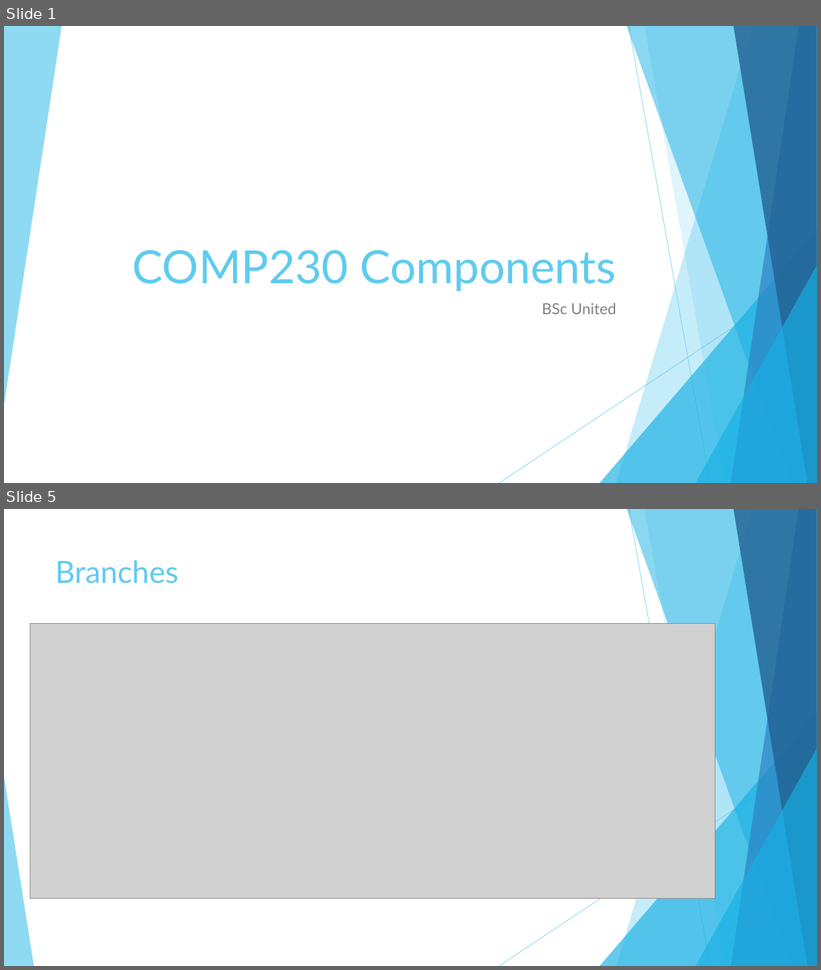
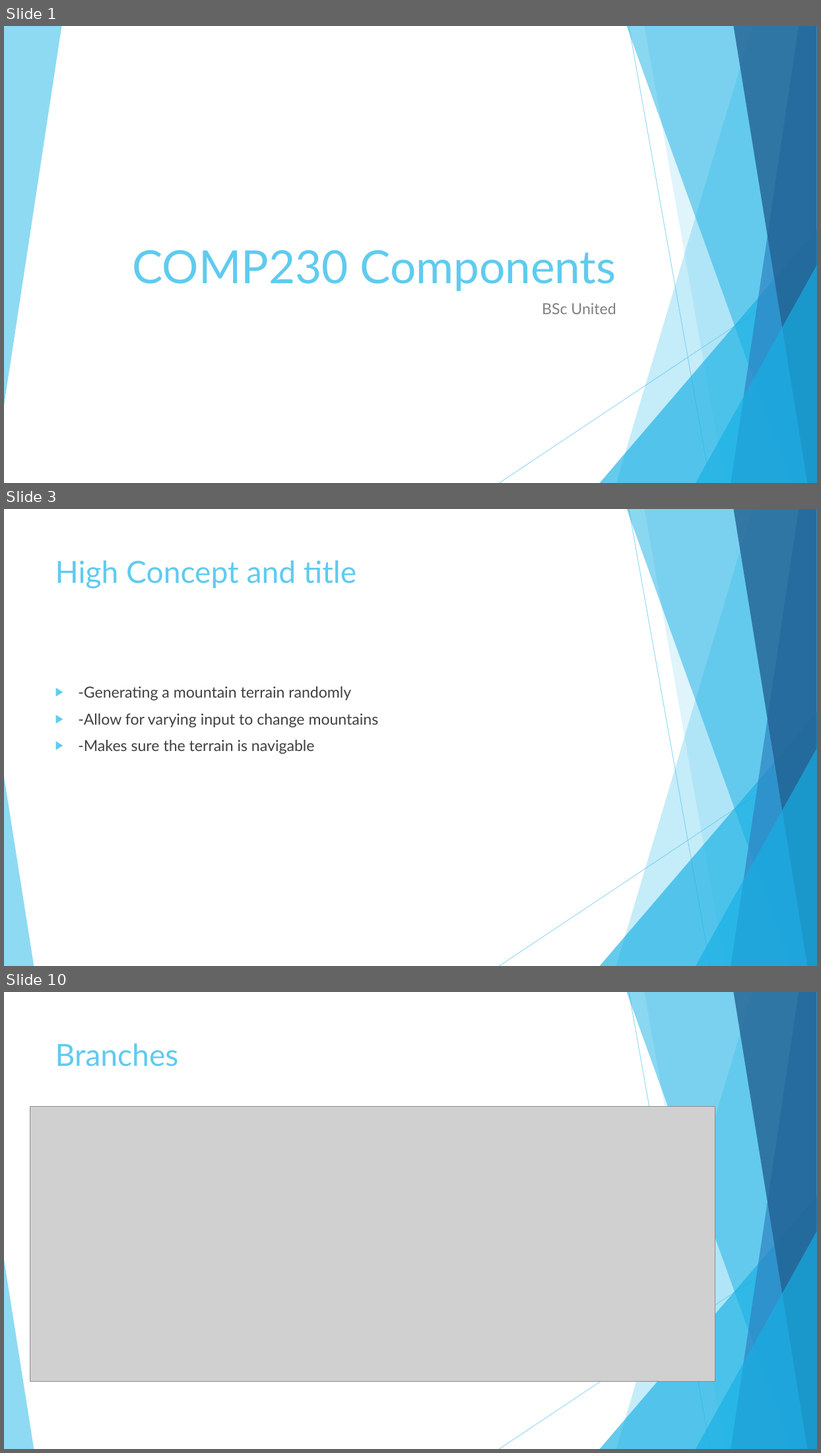
Before and after one commit to MaddieK19/comp230-pre-production, a slide deck: Proposal/Slides.pptx. Shown one above the other, each under a label of ours: slides 1 and 5 before the commit, slides 1, 3 and 10 after it; the slides between them are not shown. The pictures are 821x970 and 821x1453 pixels, drawn with LibreOffice and Linux fonts; fonts in the diff are those of the drawing; grey boxes stand for pictures. Boxes give left, top, right and bottom in pixels: in the first picture for what was removed or moved away, otherwise in the second. Text is boxed around its words. In the diff, an @@ line names an element or a change of style, - is before the commit and + after.

```diff
--- a/Proposal/Slides.pptx
+++ b/Proposal/Slides.pptx
@@ slide 3 added at (4, 509, 817, 966), background #FFFFFF; not listed: 10 template elements that a slide beside it also shows @@
@@ title added at (55, 560, 356, 589), 36 pt, text #5FCBEF @@
+High Concept and title
@@ text added at (78, 687, 379, 754), 18 pt, text #404040 @@
+▶ -Generating a mountain terrain randomly
+▶ -Allow for varying input to change mountains
+▶ -Makes sure the terrain is navigable
@@ what was slide 5 is now slide 10 @@
```
Also in this commit, not shown: 3 slides changed, 7 other slides added, 1 slide removed, 3 other files.
